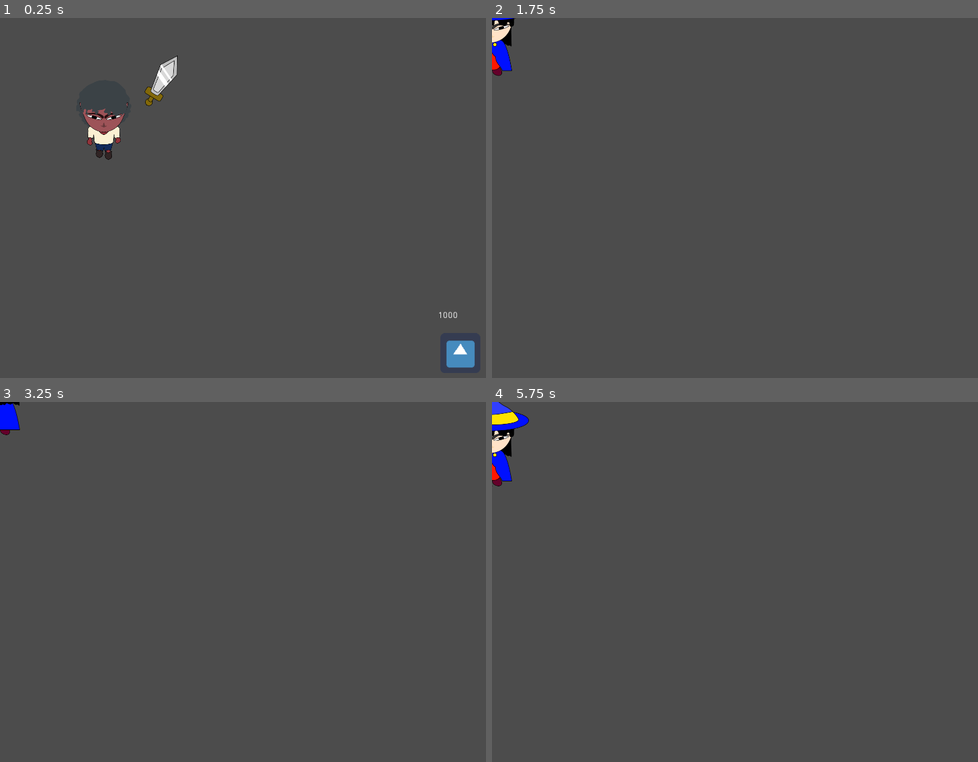
Above: before the commit, frames 1-4 (two rows, left to right).
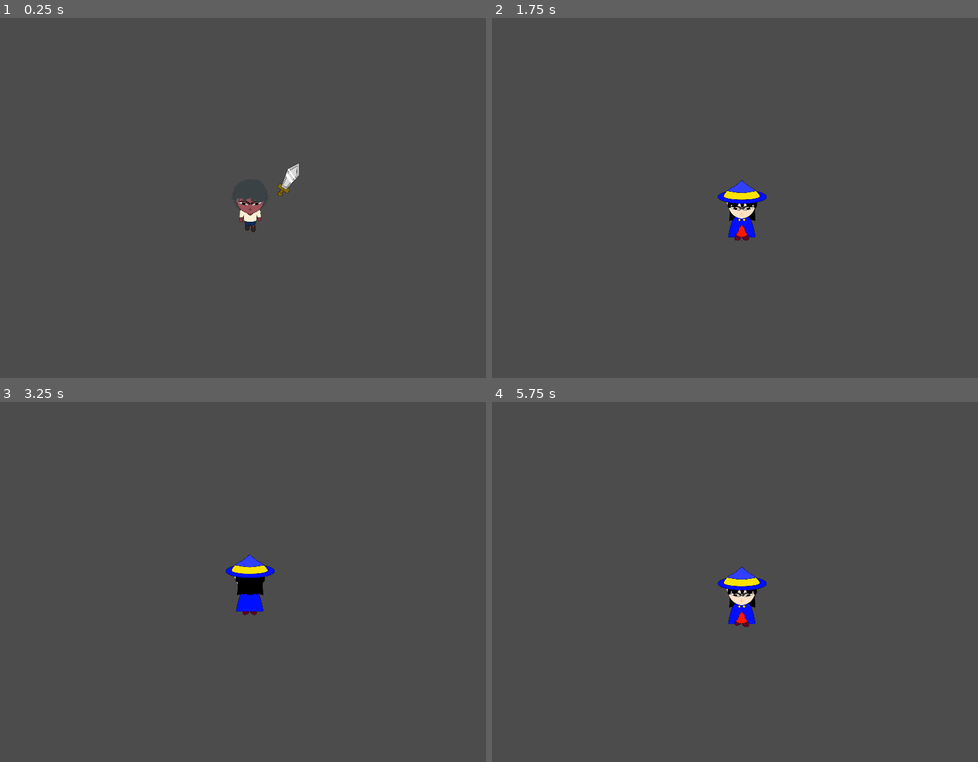
Above: after the commit, the same moments.

Repository: KeichiTS/GameOff2022
Game: Godot game, scene res://Scenes/Battle/BattleGround.tscn
Two runs of this game, one before a commit and one after it. Both use one fixed random seed, a clock stepped at 60 frames per second and the inputs below. This scene is started directly instead of the project's main scene. The engine's default icon, where the game draws it, is replaced by a stand-in: a white triangle on a blue panel in a dark square.
Inputs:
- Up to frame 1 (0.25 s): no input
- Up to frame 2 (1.75 s): tap Enter (ui_accept) at 0.5, 0.6, 0.77, 1.07, 1.35, 1.52 s; hold Right (right) 0.53-1.28 s; hold Down (down) from 1.28 s (still down)
- Up to frame 3 (3.25 s): tap Enter (ui_accept) at 1.82, 2.1, 2.85, 3.02 s; release Down (down) at 2.03 s; hold Right (right) 2.03-2.78 s; hold Up (up) from 2.78 s (still down)
- Up to frame 4 (5.75 s): tap Enter (ui_accept) at 3.32, 3.6, 3.77, 4.07, 4.35, 4.52, 4.82, 5.1 s; release Up (up) at 3.53 s; hold Left (left) 3.53-5.03 s; hold Down (down) from 5.03 s (still down)

The runs differ from the first frame. In frame 1, 2.1% of the frame differs, in the area x 16-98%, y 10-98%; in frame 2, 1.5%; in frame 3, 1.2%; in frame 4, 1.9%.

Commit message:
enemy_spawn

Diff:
--- /dev/null
+++ b/Resources/Slime.tres
@@ -0,0 +1,12 @@
+[gd_resource type="Resource" load_steps=3 format=2]
+
+[ext_resource path="res://Resources/SpawnInfo.gd" type="Script" id=1]
+[ext_resource path="res://Scenes/Battle/Enemy.tscn" type="PackedScene" id=2]
+
+[resource]
+script = ExtResource( 1 )
+time_start = 0
+time_end = 300
+enemy = ExtResource( 2 )
+enemy_number = 2
+enemy_delay = 5
--- /dev/null
+++ b/Resources/SpawnInfo.gd
@@ -0,0 +1,10 @@
+extends Resource
+class_name SpawnInfo
+
+export var time_start:int = 0
+export var time_end:int = 0
+export var enemy:Resource = null
+export var enemy_number = 0
+export var enemy_delay = 0
+
+var spwan_delay = 0
--- a/Scenes/Battle/BattleGround.tscn
+++ b/Scenes/Battle/BattleGround.tscn
@@ -1,7 +1,7 @@
 [gd_scene load_steps=4 format=2]
 
 [ext_resource path="res://Scenes/Player/Player.tscn" type="PackedScene" id=1]
-[ext_resource path="res://Scenes/Battle/Enemy.tscn" type="PackedScene" id=2]
+[ext_resource path="res://Scenes/Battle/EnemySpawner.tscn" type="PackedScene" id=2]
 [ext_resource path="res://Resources/Warrior.tres" type="Resource" id=3]
 
 [node name="BattleGround" type="Node2D"]
@@ -10,5 +10,6 @@
 position = Vector2( 166, 163 )
 char_info = ExtResource( 3 )
 
-[node name="Enemy" parent="." instance=ExtResource( 2 )]
-position = Vector2( 740, 539 )
+[node name="EnemySpawner" parent="." instance=ExtResource( 2 )]
+
+[node name="Loot" type="Node2D" parent="."]
--- a/Scenes/Battle/Enemy.tscn
+++ b/Scenes/Battle/Enemy.tscn
@@ -18,6 +18,8 @@
 collision_layer = 5
 collision_mask = 5
 script = ExtResource( 3 )
+hp = 10
+enemy_movement = 50
 
 [node name="Sprite" type="Sprite" parent="."]
 texture = ExtResource( 2 )
--- /dev/null
+++ b/Scenes/Battle/EnemySpawner.tscn
@@ -0,0 +1,13 @@
+[gd_scene load_steps=3 format=2]
+
+[ext_resource path="res://Scripts/Battle/EnemySpawner.gd" type="Script" id=1]
+[ext_resource path="res://Resources/Slime.tres" type="Resource" id=2]
+
+[node name="EnemySpawner" type="Node2D"]
+script = ExtResource( 1 )
+spawns = [ ExtResource( 2 ) ]
+
+[node name="Time" type="Timer" parent="."]
+autostart = true
+
+[connection signal="timeout" from="Time" to="." method="_on_Time_timeout"]
--- a/Scenes/Player/Player.tscn
+++ b/Scenes/Player/Player.tscn
@@ -49,6 +49,11 @@
 [node name="CollisionShape2D" parent="HurtBox" index="0"]
 shape = SubResource( 3 )
 
+[node name="Camera2D" type="Camera2D" parent="."]
+current = true
+zoom = Vector2( 1.5, 1.5 )
+smoothing_enabled = true
+
 [connection signal="timeout" from="AnimateSpriteTimer" to="." method="_on_AnimateSpriteTimer_timeout"]
 [connection signal="body_entered" from="EnemyDetection" to="." method="_on_EnemyDetection_body_entered"]
 [connection signal="body_exited" from="EnemyDetection" to="." method="_on_EnemyDetection_body_exited"]
--- a/Scripts/Battle/Enemy.gd
+++ b/Scripts/Battle/Enemy.gd
@@ -17,7 +17,7 @@
 func _ready():
 	$Label.text = str(hp)
 	player = get_parent().find_node("Player",true)
-	print(player)
+
 
 func _process(delta):
 	$Label.text = str(hp)
@@ -36,7 +36,11 @@
 	move_and_slide(velocity)
 
 
+func death():
+	queue_free()
 
 func _on_HurtBox_hurt(damage, angle, knockback):
 	hp -= damage
 	knockBack = -global_position.direction_to(player.global_position)*knockback
+	if hp <= 0:
+		death()
--- /dev/null
+++ b/Scripts/Battle/EnemySpawner.gd
@@ -0,0 +1,65 @@
+extends Node2D
+
+export (Array, Resource) var spawns = []
+
+onready var player = get_parent().get_node("Player")
+
+var time = 0
+
+func _ready():
+	print(spawns[0])
+
+
+
+
+func _on_Time_timeout():
+	time+=1
+	var enemy_spawn = spawns
+	for enemy in enemy_spawn:
+		if time > enemy.time_start and time < enemy.time_end:
+			if enemy.spwan_delay < enemy.enemy_delay:
+				enemy.spwan_delay+=1
+			else:
+				enemy.spwan_delay = 0
+				var new_enemy = enemy.enemy
+				for i in enemy.enemy_number:
+					var enemy_to_spawn = new_enemy.instance()
+					#enemy_to_spawn.player = player
+					enemy_to_spawn.global_position = get_random_pos()
+					get_parent().add_child(enemy_to_spawn)
+
+func get_random_pos(up = true, down = true, left = true, right = true):
+	var vpr = get_viewport_rect().size * rand_range(1.1, 1.4)
+	var top_left = Vector2(player.global_position.x - vpr.x/2, player.global_position.y - vpr.y/2)
+	var bottom_right = Vector2(player.global_position.x + vpr.x/2, player.global_position.y + vpr.y/2)
+	var pos_side = []
+	if up:
+		pos_side.append("up")
+	if down:
+		pos_side.append("down")
+	if right:
+		pos_side.append("right")
+	if left:
+		pos_side.append("left")
+
+	var get_rand = randi() % pos_side.size()
+	var spawn_pos1 = Vector2.ZERO
+	var spawn_pos2 = Vector2.ZERO
+
+	match pos_side[get_rand]:
+		"up":
+			spawn_pos1 = top_left
+			spawn_pos2 = Vector2(bottom_right.x, top_left.y)
+		"down":
+			spawn_pos1 = Vector2(top_left.x, bottom_right.y)
+			spawn_pos2 = bottom_right
+		"right":
+			spawn_pos1 = Vector2(bottom_right.x, top_left.y)
+			spawn_pos2 = bottom_right
+		"left":
+			spawn_pos1 = top_left
+			spawn_pos2 = Vector2(top_left.x, bottom_right.y)
+
+	var x_spawn = rand_range(spawn_pos1.x, spawn_pos2.x)
+	var y_spawn = rand_range(spawn_pos2.y, spawn_pos2.y)
+	return Vector2(x_spawn,y_spawn)
--- a/project.godot
+++ b/project.godot
@@ -13,9 +13,15 @@
 "class": "CharInfo",
 "language": "GDScript",
 "path": "res://Resources/CharInfo.gd"
+}, {
+"base": "Resource",
+"class": "SpawnInfo",
+"language": "GDScript",
+"path": "res://Resources/SpawnInfo.gd"
 } ]
 _global_script_class_icons={
-"CharInfo": ""
+"CharInfo": "",
+"SpawnInfo": ""
 }
 
 [application]
